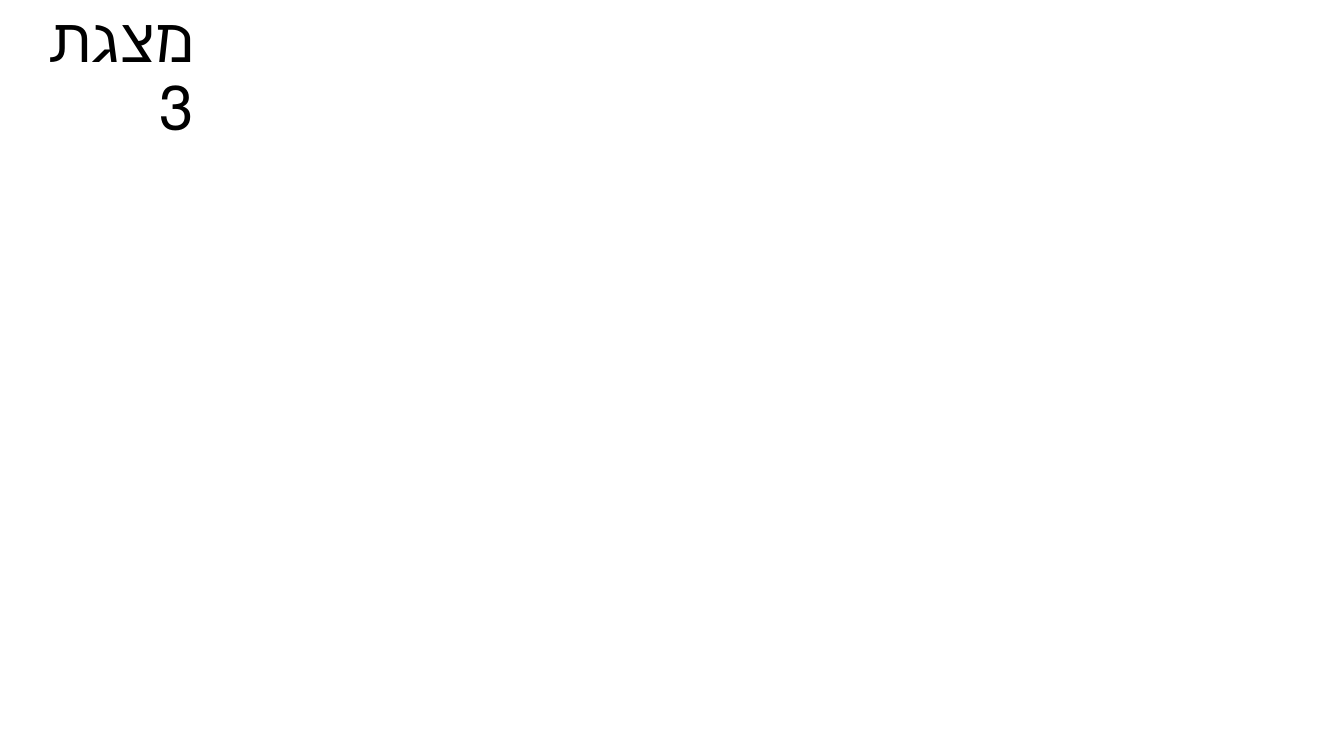
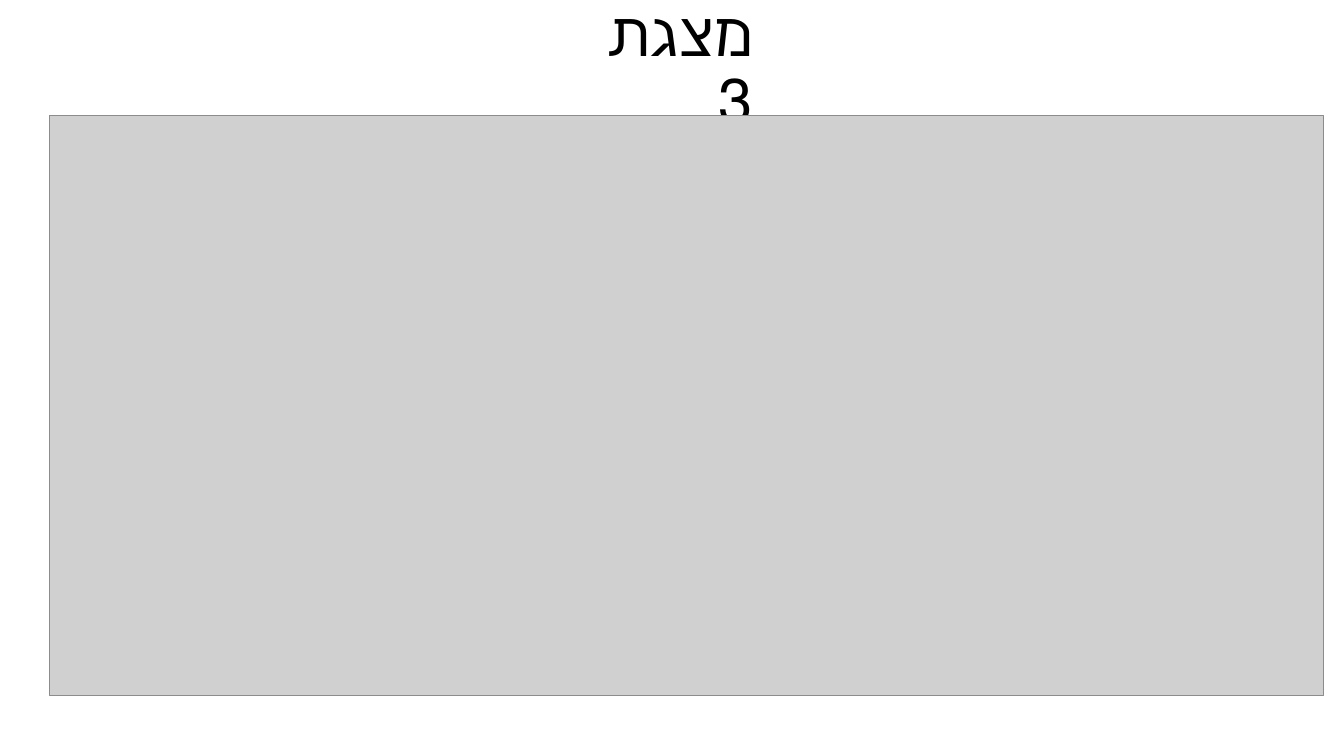
Before and after one commit to DorMizrahii/Presentation-automata, a slide deck: slide 17 of מצגת אוטומטים.pptx. Drawn at 1344x756 pixels with LibreOffice and Linux fonts; fonts in the diff are those of the drawing; grey boxes stand for pictures. Boxes give left, top, right and bottom in pixels: in the first picture for what was removed or moved away, otherwise in the second. Text is boxed around its words. In the diff, an @@ line names an element or a change of style, - is before the commit and + after.

```diff
--- a/מצגת אוטומטים.pptx
+++ b/מצגת אוטומטים.pptx
@@ title "מצגת 3" rewrapped from (48, 25, 194, 131) to (607, 19, 753, 116) @@
@@ picture added at (49, 116, 1324, 696) @@
```
Also in this commit, not shown: 9 slides added.
